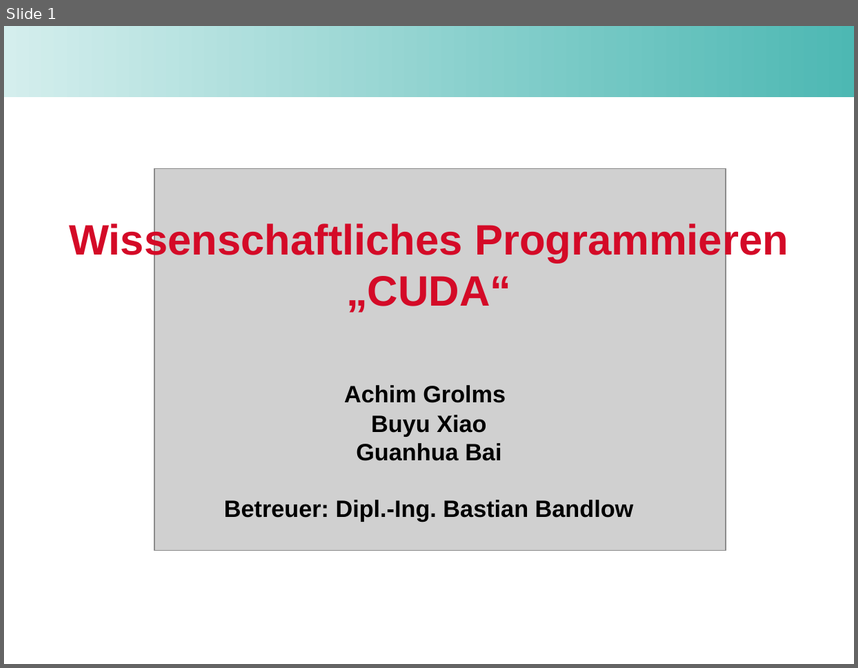
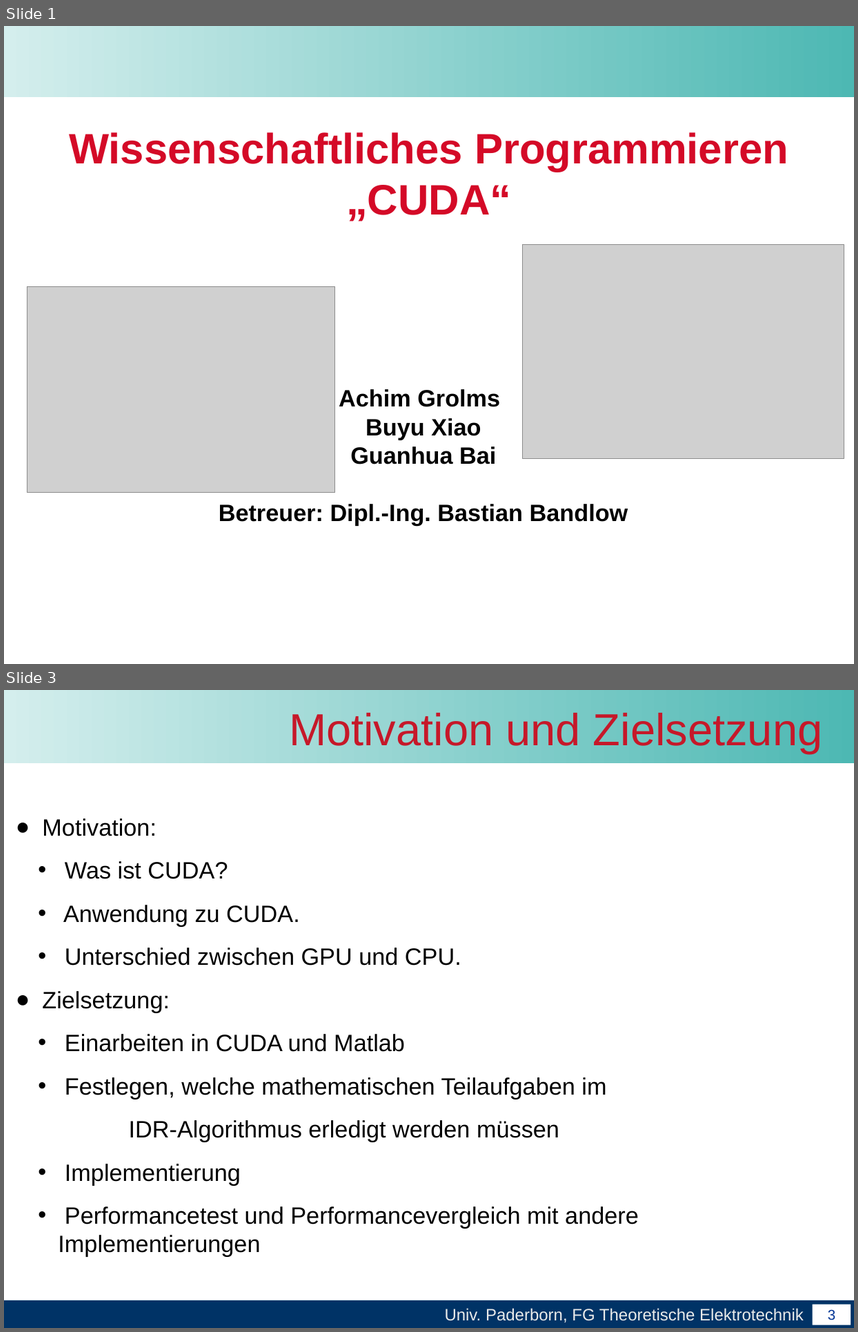
Before and after one commit to unconditional/projektarbeitcuda, a slide deck: Vortrag/Zwischenvortrag der Projektarbeit CUDA.ppt. Shown one above the other, each under a label of ours: slide 1 before the commit, slides 1 and 3 after it; the slides between them are not shown. The pictures are 858x668 and 858x1332 pixels, drawn with LibreOffice and Linux fonts; fonts in the diff are those of the drawing; grey boxes stand for pictures; background and template pictures are left out. Boxes give left, top, right and bottom in pixels: in the first picture for what was removed or moved away, otherwise in the second. Text is boxed around its words. In the diff, an @@ line names an element or a change of style, - is before the commit and + after.

```diff
--- a/Vortrag/Zwischenvortrag der Projektarbeit CUDA.ppt
+++ b/Vortrag/Zwischenvortrag der Projektarbeit CUDA.ppt
@@ slide 3 added at (x1=4, y1=690, x2=854, y2=1328), background #FFFFFF @@
@@ rectangle added at (x1=4, y1=690, x2=854, y2=763), fill gradient #D4EEED to #4DB8B3 @@
@@ title added at (x1=289, y1=713, x2=823, y2=753), 38 pt, text #C61829 @@
+Motivation und Zielsetzung
@@ text added at (x1=42, y1=818, x2=639, y2=1256), 20 pt, text #000000 @@
+● Motivation:
+  • Was ist CUDA?
+  • Anwendung zu CUDA.
+  • Unterschied zwischen GPU und CPU.
+● Zielsetzung:
+  • Einarbeiten in CUDA und Matlab
+  • Festlegen, welche mathematischen Teilaufgaben im
+  IDR-Algorithmus erledigt werden müssen
+  • Implementierung
+  • Performancetest und Performancevergleich mit andere Implementierungen
@@ rectangle added at (x1=4, y1=1299, x2=854, y2=1328), fill #003366, 14 pt, text #EAEAEA @@
+Univ. Paderborn, FG Theoretische Elektrotechnik
@@ page number added at (x1=23, y1=1299, x2=33, y2=1300), 15 pt, text #EAEAEA @@
+3
@@ page number added at (x1=813, y1=1304, x2=851, y2=1324), fill #FFFFFF, 12 pt, text #003394 @@
+3
@@ slide 1 changed as well @@
@@ title "Wissenschaftliches Programmieren „CUDA“" rewrapped from (x1=69, y1=221, x2=789, y2=312) to (x1=69, y1=132, x2=789, y2=221) @@
@@ picture removed at (x1=154, y1=169, x2=726, y2=550) @@
@@ picture added at (x1=523, y1=245, x2=844, y2=459) @@
@@ picture added at (x1=27, y1=286, x2=335, y2=492) @@
@@ subtitle "Achim Grolms" moved from (x1=224, y1=385, x2=634, y2=521) to (x1=219, y1=389, x2=628, y2=525) @@
```
Also in this commit, not shown: 6 other slides changed, 19 other slides added, 11 slides removed, 1 other file.
